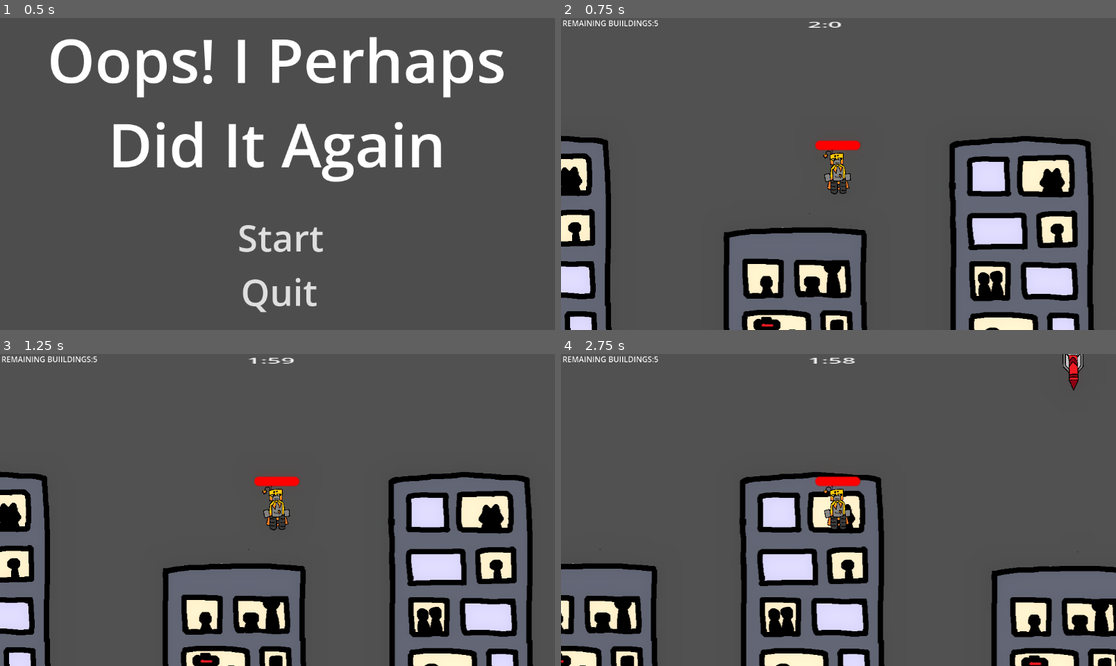
Above: before the commit, frames 1-4 (two rows, left to right).
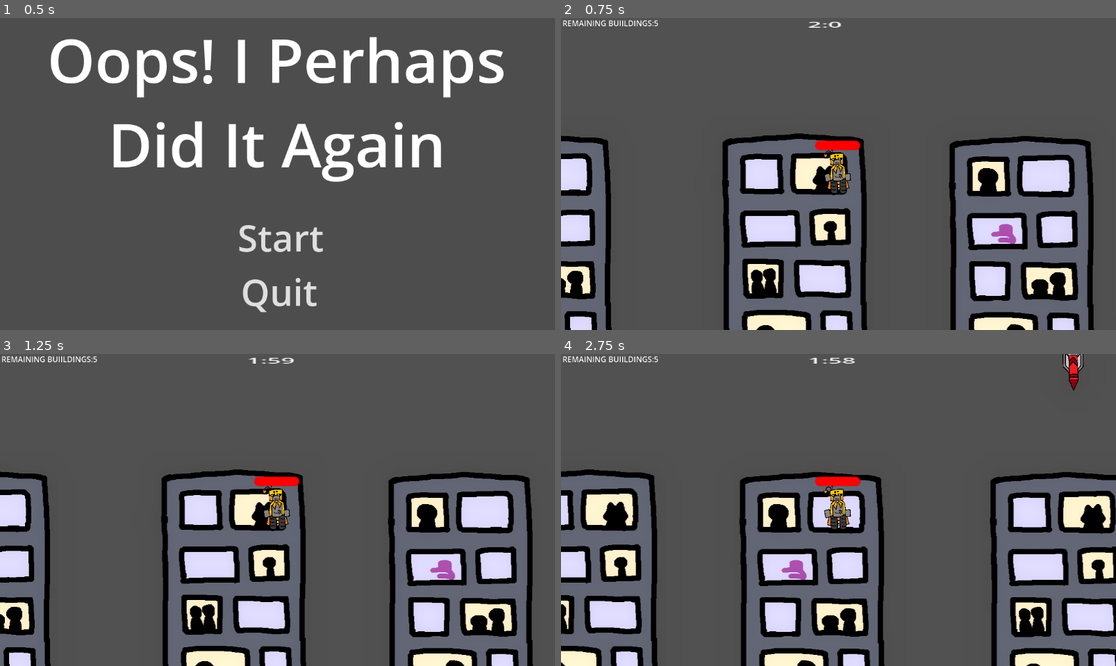
Above: after the commit, the same moments.

Repository: GeirlanthArchivest/oops--i-maybe-did-it-again
Game: Godot game, scene res://Scenes/start_menu.tscn
Same seed, same stepped clock (60 frames per second), same inputs: the game is played once before the commit and once after it. The engine's default icon, where the game draws it, is replaced by a stand-in: a white triangle on a blue panel in a dark square.
Inputs (mouse positions are in pixels of both pictures, inside the frame that each line leads up to):
- Up to frame 1 (0.5 s): no input
- Up to frame 2 (0.75 s): click "Start" at 0.5 s
- Up to frame 3 (1.25 s): no input
- Up to frame 4 (2.75 s): tap Enter (shoot) at 1.25, 2.1 s; move the mouse to (960, 494) at 1.27 s; hold Enter (shoot) 1.28-2.03 s; hold Right (move_right) from 1.28 s (still down); tap Space (jump) at 1.52, 2.27 s; move the mouse to (727, 525) at 2.02 s

Frame 1 is identical in both runs. In frame 2, 14% of the frame differs, in the area x 0-93%, y 36-100%; in frame 3, 14%; in frame 4, 19%, in the area x 0-100%, y 36-100%.

Commit message:
building collisions now appropriate for building sizes

Diff:
--- a/oops!-i-maybe-did-it-again/Scenes/building.tscn
+++ b/oops!-i-maybe-did-it-again/Scenes/building.tscn
@@ -1,14 +1,17 @@
-[gd_scene load_steps=4 format=3 uid="uid://cxeh5hlakmc6l"]
+[gd_scene load_steps=5 format=3 uid="uid://cxeh5hlakmc6l"]
 
-[ext_resource type="Texture2D" uid="uid://ip13hhkgwcar" path="res://Assets/Building 1.png" id="1_amr18"]
+[ext_resource type="Texture2D" uid="uid://c4xvp6hy8ihf1" path="res://Assets/Building 3.png" id="1_amr18"]
 [ext_resource type="Script" uid="uid://638bm024pnig" path="res://Scripts/building.gd" id="1_uj2qm"]
 
 [sub_resource type="RectangleShape2D" id="RectangleShape2D_uj2qm"]
 size = Vector2(46, 81.39327)
 
+[sub_resource type="RectangleShape2D" id="RectangleShape2D_b2wr7"]
+size = Vector2(45.712, 52.336975)
+
 [node name="Building" type="Sprite2D" groups=["building"]]
 texture = ExtResource("1_amr18")
-offset = Vector2(0, -300)
+offset = Vector2(0, -182)
 script = ExtResource("1_uj2qm")
 
 [node name="Hitbox" type="Area2D" parent="."]
@@ -16,9 +19,14 @@
 collision_layer = 2
 collision_mask = 2
 
-[node name="CollisionShape2D" type="CollisionShape2D" parent="Hitbox"]
-position = Vector2(0.55552655, -40.85281)
-scale = Vector2(1, 0.9999988)
+[node name="Big Collision" type="CollisionShape2D" parent="Hitbox"]
+position = Vector2(0.55552655, -40.852806)
+scale = Vector2(1, 0.99999875)
 shape = SubResource("RectangleShape2D_uj2qm")
 
+[node name="Small Collision" type="CollisionShape2D" parent="Hitbox"]
+position = Vector2(0.6348889, -26.166876)
+scale = Vector2(1, 0.99999976)
+shape = SubResource("RectangleShape2D_b2wr7")
+
 [connection signal="area_entered" from="Hitbox" to="." method="_on_hitbox_area_entered"]
--- a/oops!-i-maybe-did-it-again/Scripts/building.gd
+++ b/oops!-i-maybe-did-it-again/Scripts/building.gd
@@ -34,13 +34,16 @@
 			queue_free()
 
 func building_asset():
-	var building_asset_pick = randi_range(-1,3)
+	var building_asset_pick = randi_range(0,2)
 	if building_asset_pick == 0:
 		texture = building_texture1
+		$"Hitbox/Small Collision".disabled = true
 		offset.y = -300
 	elif building_asset_pick == 1:
 		texture = building_texture2
+		$"Hitbox/Small Collision".disabled = true
 		offset.y = -300
 	elif building_asset_pick == 2:
 		texture = building_texture3
+		$"Hitbox/Big Collision".disabled = true
 		offset.y = -182
